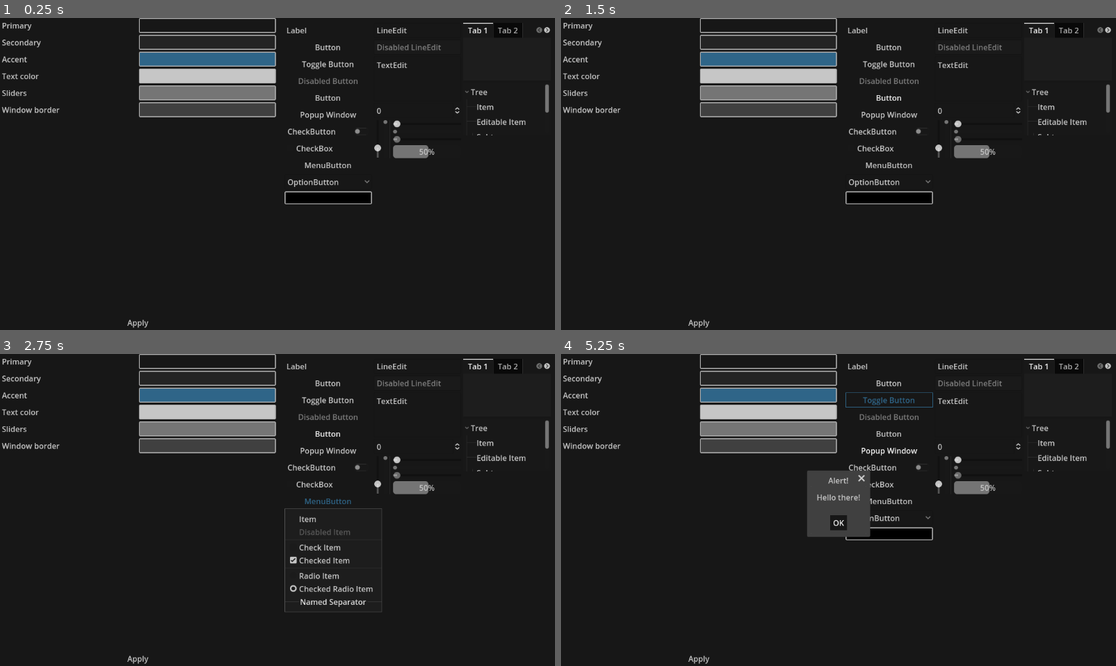
Above: before the commit, frames 1-4 (two rows, left to right).
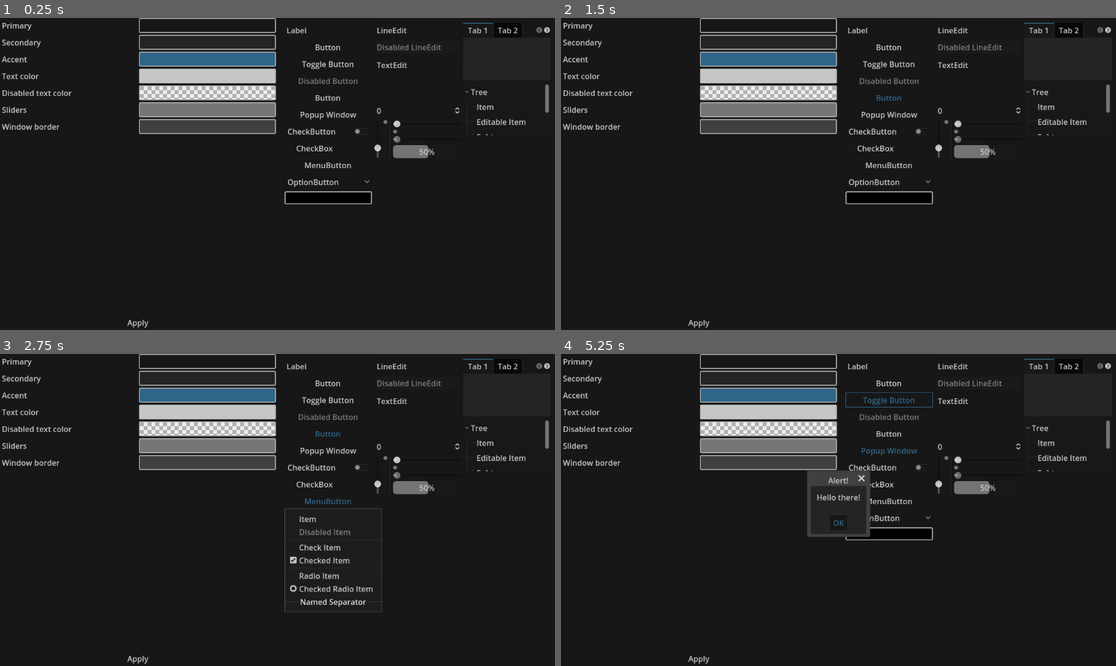
Above: after the commit, the same moments.

Repository: Orama-Interactive/PixeloramaThemeCreator
Game: Godot game, scene res://src/Main.tscn
The game is run twice, just before and just after one commit, with the same random seed, the same clock (stepped at 60 frames per second) and the same inputs.
Inputs:
- Up to frame 1 (0.25 s): no input
- Up to frame 2 (1.5 s): click "Button" at 0.5 s; click "Button" at 1.25 s
- Up to frame 3 (2.75 s): click "MenuButton" at 2 s
- Up to frame 4 (5.25 s): click "OptionButton" at 2.75 s; click "Apply" at 3.5 s; click "Toggle Button" at 4.25 s; click "Popup Window" at 5 s

The runs differ from the first frame. In frame 1, 3.6% of the frame differs, in the area x 0-89%, y 1-38%; in frame 2, 3.7%; in frame 3, 3.7%; in frame 4, 5.0%, in the area x 0-89%, y 1-58%.

Commit message:
Add disabled text color

Diff:
--- a/src/Main.gd
+++ b/src/Main.gd
@@ -49,6 +49,17 @@
 		ThemeProperty.new(&"font_selected_color", &"TabContainer"),
 		ThemeProperty.new(&"font_unselected_color", &"TabContainer"),
 		ThemeProperty.new(&"title_color", &"Window"),
+	],
+	"Disabled text color": [
+		ThemeProperty.new(&"font_disabled_color", &"Button"),
+		ThemeProperty.new(&"icon_disabled_color", &"Button"),
+		ThemeProperty.new(&"font_disabled_color", &"MenuButton"),
+		ThemeProperty.new(&"font_disabled_color", &"OptionButton"),
+		ThemeProperty.new(&"font_disabled_color", &"PopupMenu"),
+		ThemeProperty.new(&"font_uneditable_color", &"LineEdit"),
+		ThemeProperty.new(&"font_uneditable_color", &"TextEdit"),
+		ThemeProperty.new(&"font_disabled_color", &"TabBar"),
+		ThemeProperty.new(&"font_disabled_color", &"TabContainer"),
 	],
 	"Sliders": [
 		ThemeProperty.new(&"grabber", &"HScrollBar", Theme.DATA_TYPE_STYLEBOX),
@@ -121,6 +132,7 @@
 		color_picker.color_changed.connect(color_changed.bind(properties))
 		grid_container.add_child(label)
 		grid_container.add_child(color_picker)
+		color_changed(color_picker.color, properties)
 
 
 func color_changed(color: Color, properties: Array) -> void:
--- a/theme.tres
+++ b/theme.tres
@@ -712,6 +712,7 @@
 AcceptDialog/styles/panel = SubResource("StyleBoxFlat_755mo")
 BoxContainer/constants/separation = 4
 Button/colors/font_color = Color(0.77832, 0.77832, 0.77832, 1)
+Button/colors/font_disabled_color = Color(0.875, 0.875, 0.875, 0.5)
 Button/colors/font_pressed_color = Color(0.184314, 0.396078, 0.533333, 1)
 Button/styles/disabled = SubResource("23")
 Button/styles/focus = SubResource("23")
